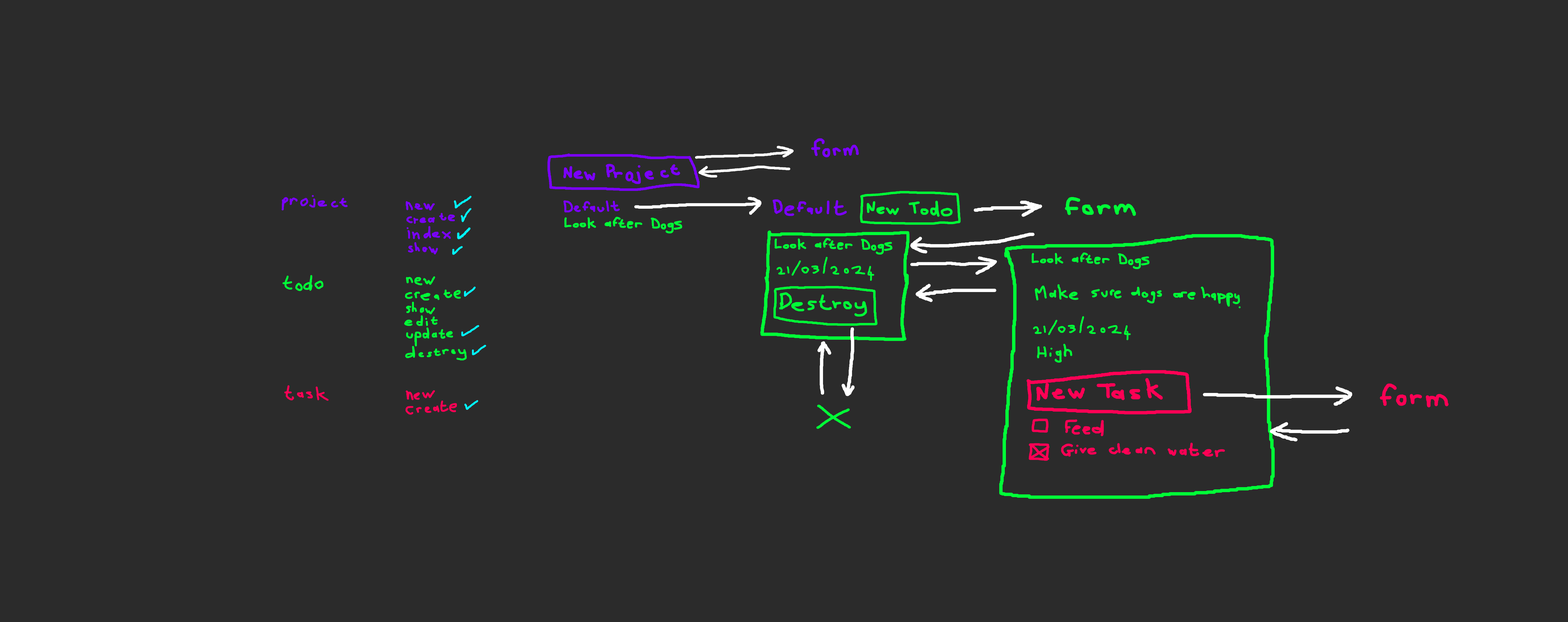
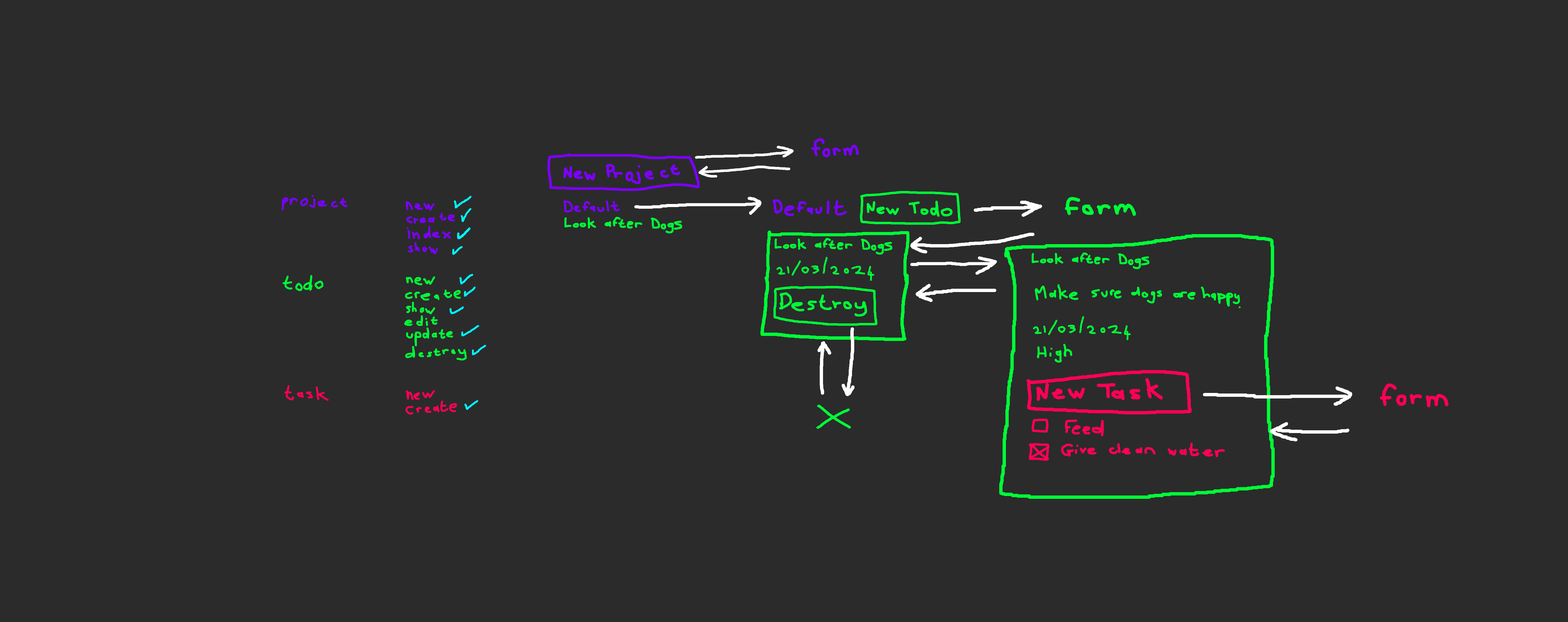
Layer changes from the first 1568×622 image to the second:
painted on "Paint Layer 2" over (449, 273, 474, 315)
